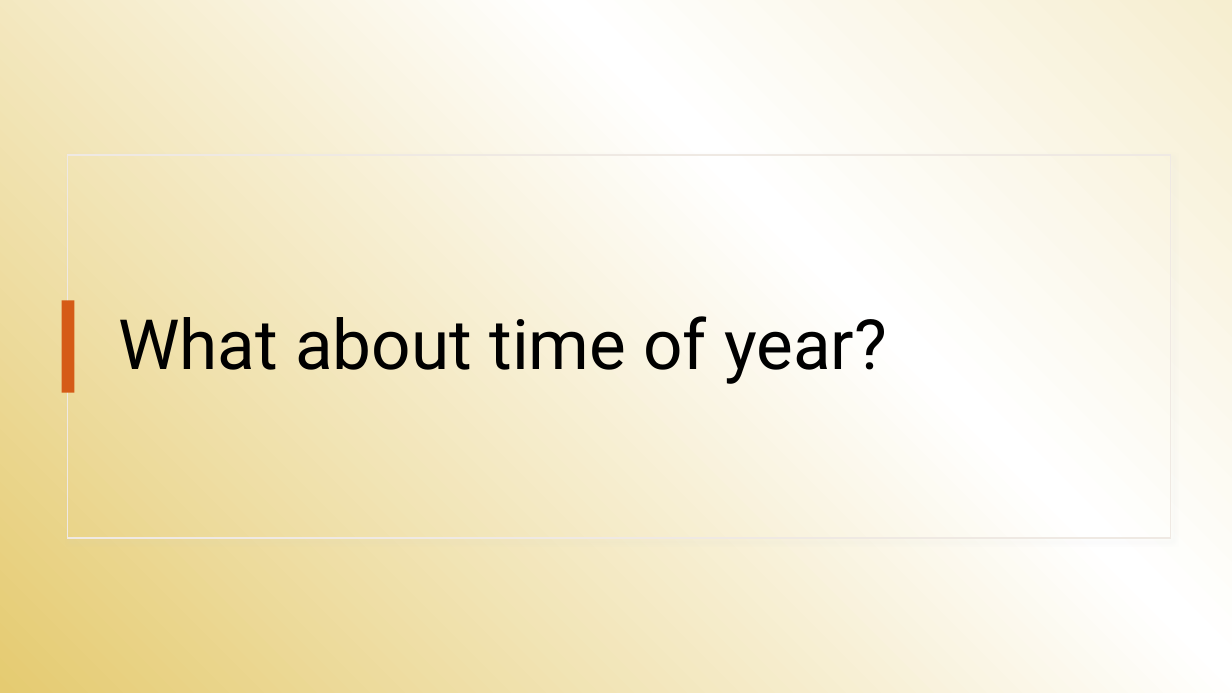
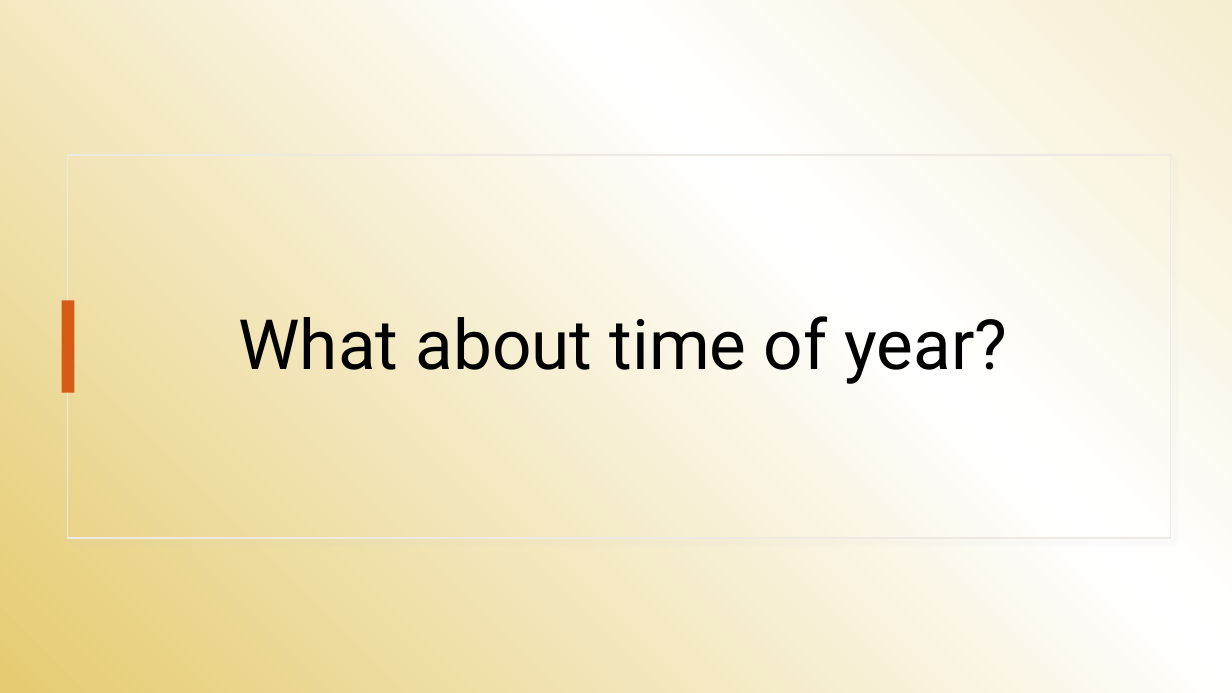
Before and after one commit to abihelvey/Broadway-Success, a slide deck: slide 14 of presentation/Abi_NSS_DA6_Capstone.pptx (slide 15 before the commit). Drawn at 1232x693 pixels with LibreOffice and Linux fonts; fonts in the diff are those of the drawing. Boxes give left, top, right and bottom in pixels: in the first picture for what was removed or moved away, otherwise in the second. Text is boxed around its words. In the diff, an @@ line names an element or a change of style, - is before the commit and + after.

Commit message:
final presentation

```diff
--- a/presentation/Abi_NSS_DA6_Capstone.pptx
+++ b/presentation/Abi_NSS_DA6_Capstone.pptx
@@ title "What about time of year?" at <box>238,316,1007,384</box>: alignment left to centre @@
```
Also in this commit, not shown: 6 slides added, 4 slides removed.
